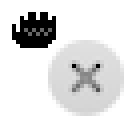
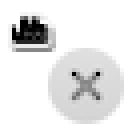
Revision of a layered w=128, h=128 image; what changed, layer by layer:
painted on "Close" over [48, 40, 124, 124]
painted on "Close hand" over [8, 12, 60, 52]
